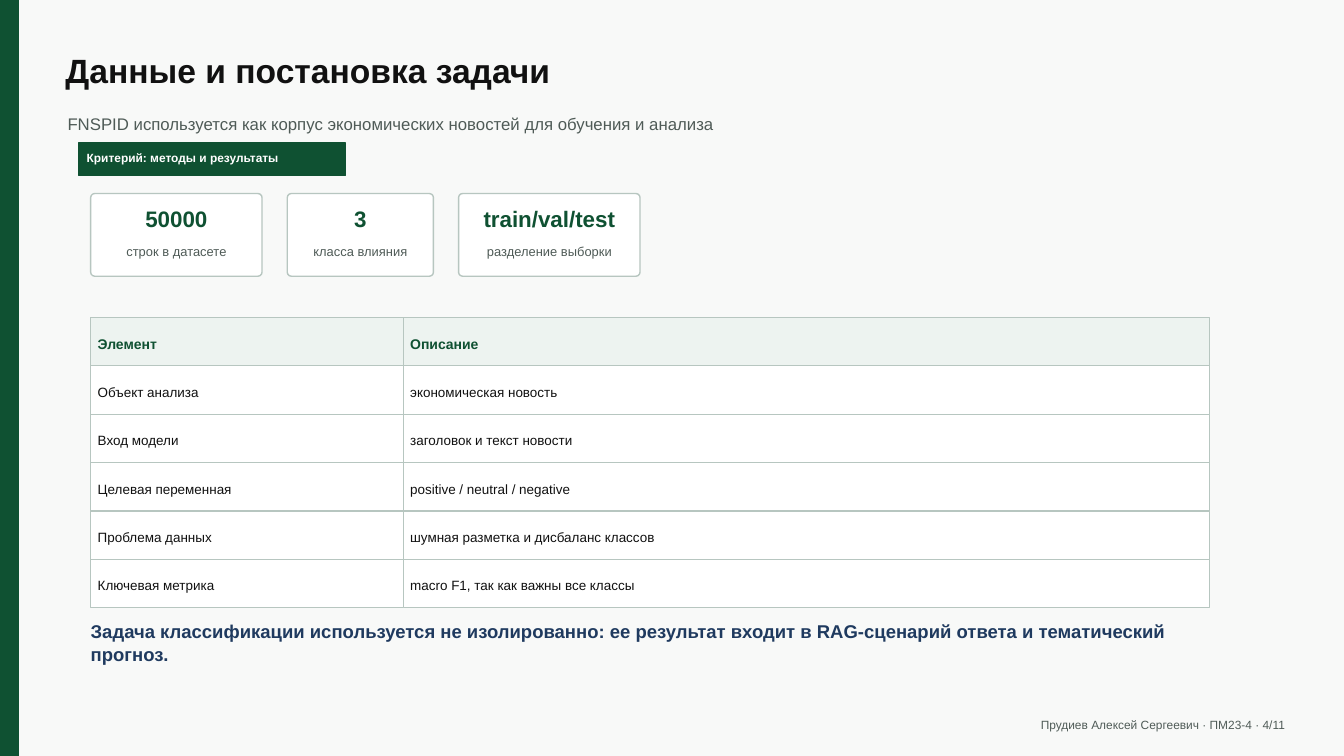
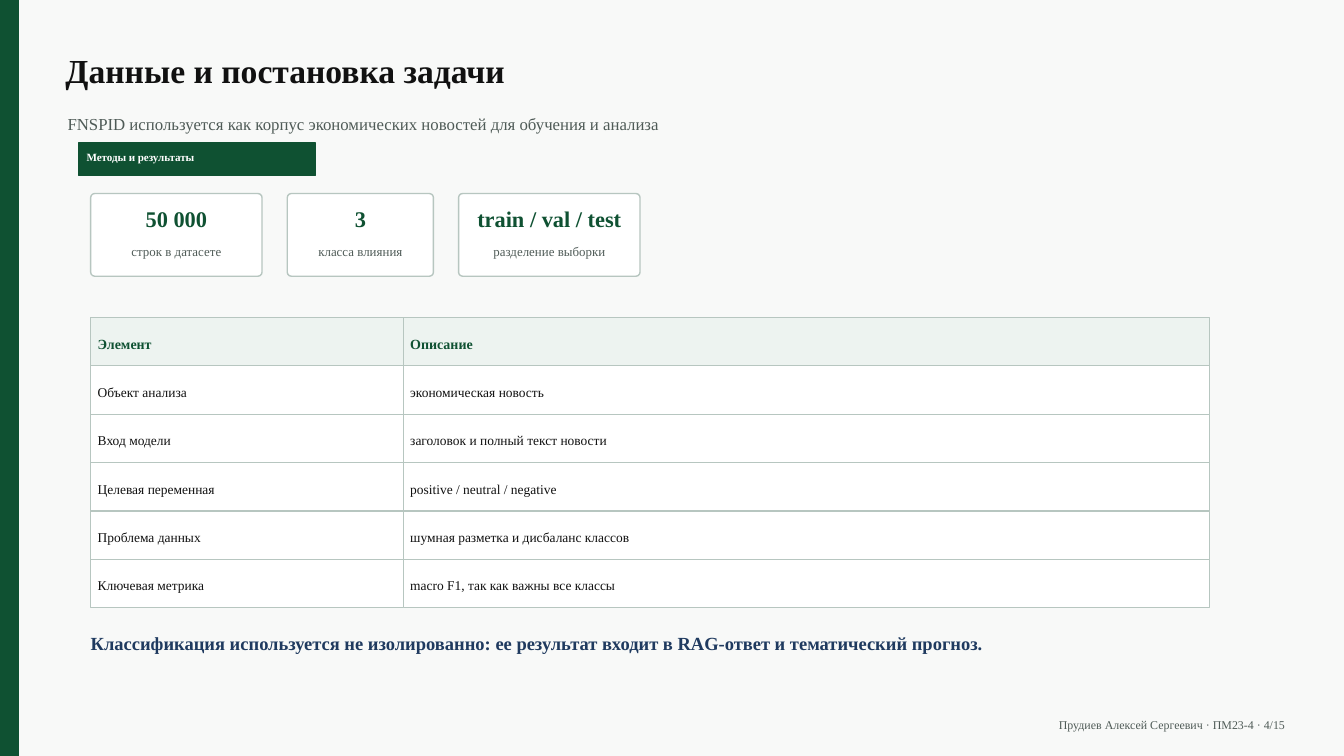
Before and after one commit to alexeydev22/news-analysis, a slide deck: slide 4 of docs/final/coursework-defense-presentation.pptx. Drawn at 1344x756 pixels with LibreOffice and Linux fonts; fonts in the diff are those of the drawing. Boxes give left, top, right and bottom in pixels: in the first picture for what was removed or moved away, otherwise in the second. Text is boxed around its words. In the diff, an @@ line names an element or a change of style, - is before the commit and + after.

```diff
--- a/docs/final/coursework-defense-presentation.pptx
+++ b/docs/final/coursework-defense-presentation.pptx
@@ rectangle: place and size @@
-rectangle at <box>79,143,346,175</box>
+rectangle at <box>79,143,316,175</box>
@@ text at <box>87,153,194,164</box>: text changed; size 8.5 to 7.9 pt; font Arial to Times New Roman @@
-Критерий: методы и результаты
+Методы и результаты
@@ text at <box>146,212,208,228</box>: text changed; font Arial to Times New Roman @@
-50000
+50 000
@@ text at <box>477,211,622,228</box>: text changed; font Arial to Times New Roman @@
-train/val/test
+train / val / test
@@ text at <box>410,436,607,445</box>: text changed; font Arial to Times New Roman @@
-заголовок и текст новости
+заголовок и полный текст новости
@@ font Arial to Times New Roman in 17 elements at <box>65,61,505,90</box>, <box>68,118,658,134</box>, <box>131,250,222,259</box>, <box>355,212,366,228</box>, <box>318,250,402,256</box>, <box>493,247,605,259</box>, <box>98,339,152,349</box>, <box>410,339,473,349</box>, <box>98,387,186,397</box>, <box>410,390,544,397</box>, <box>98,436,171,448</box>, <box>98,485,215,497</box>, <box>410,484,557,497</box>, <box>98,532,201,545</box>, <box>410,532,629,545</box>, <box>98,581,204,593</box>, <box>410,581,615,592</box> @@
@@ text at <box>91,637,983,654</box>: text changed; font Arial to Times New Roman @@
-Задача классификации используется не изолированно: ее результат входит в RAG-сценарий ответа и тематический прогноз.
+Классификация используется не изолированно: ее результат входит в RAG-ответ и тематический прогноз.
@@ text at <box>1059,721,1285,732</box>: text changed; font Arial to Times New Roman @@
-Прудиев Алексей Сергеевич · ПМ23-4 · 4/11
+Прудиев Алексей Сергеевич · ПМ23-4 · 4/15
```
Also in this commit, not shown: 7 other slides changed, 7 slides added, 3 slides removed, 40 other files.
